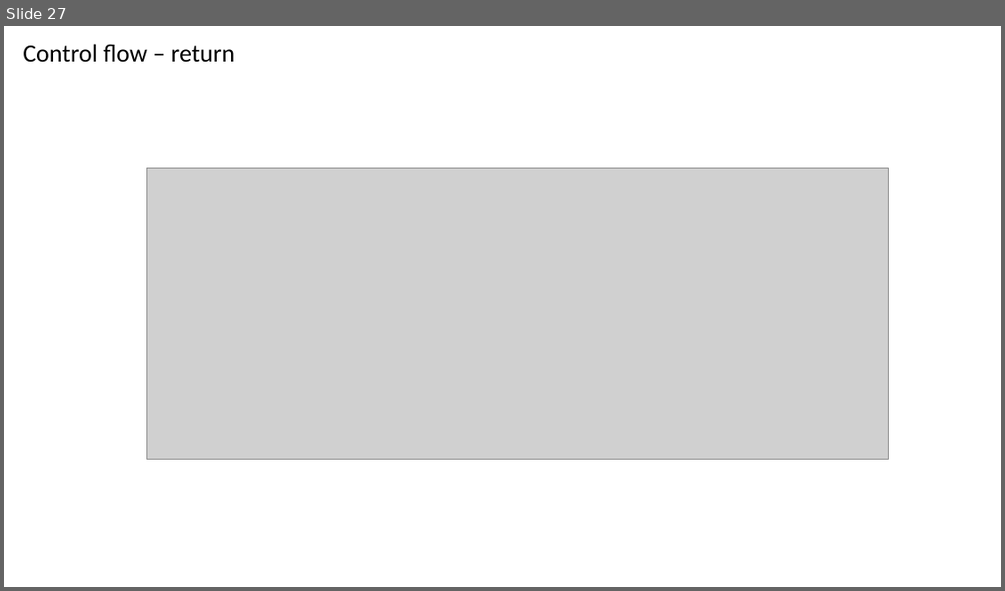
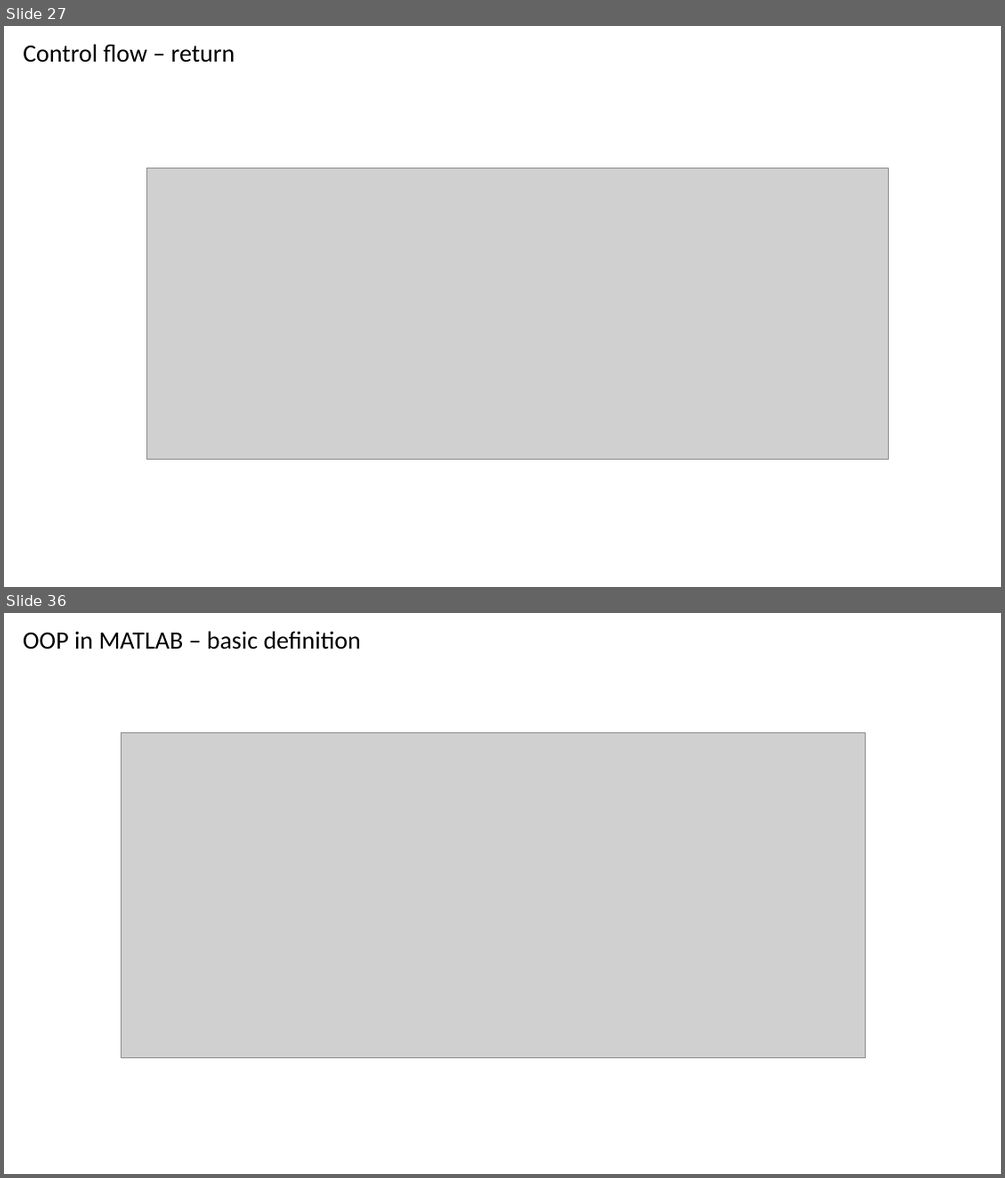
Before and after one commit to np-crick/matlab-intro, a slide deck: Presentation/MATLAB Programming.pptm. Shown one above the other, each under a label of ours: slide 27 before the commit, slides 27 and 36 after it; the slides between them are not shown. The pictures are 1005x591 and 1005x1178 pixels, drawn with LibreOffice and Linux fonts; fonts in the diff are those of the drawing; grey boxes stand for pictures. Boxes give left, top, right and bottom in pixels: in the first picture for what was removed or moved away, otherwise in the second. Text is boxed around its words. In the diff, an @@ line names an element or a change of style, - is before the commit and + after.

```diff
--- a/Presentation/MATLAB Programming.pptm
+++ b/Presentation/MATLAB Programming.pptm
@@ slide 36 added at (4,613,1001,1174), background #FFFFFF @@
@@ text added at (23,631,361,649), 24 pt, text #000000 @@
+OOP in MATLAB – basic definition
@@ picture added at (121,732,866,1057) @@
```
Also in this commit, not shown: 1 slide changed, 14 other slides added, 9 other files.
